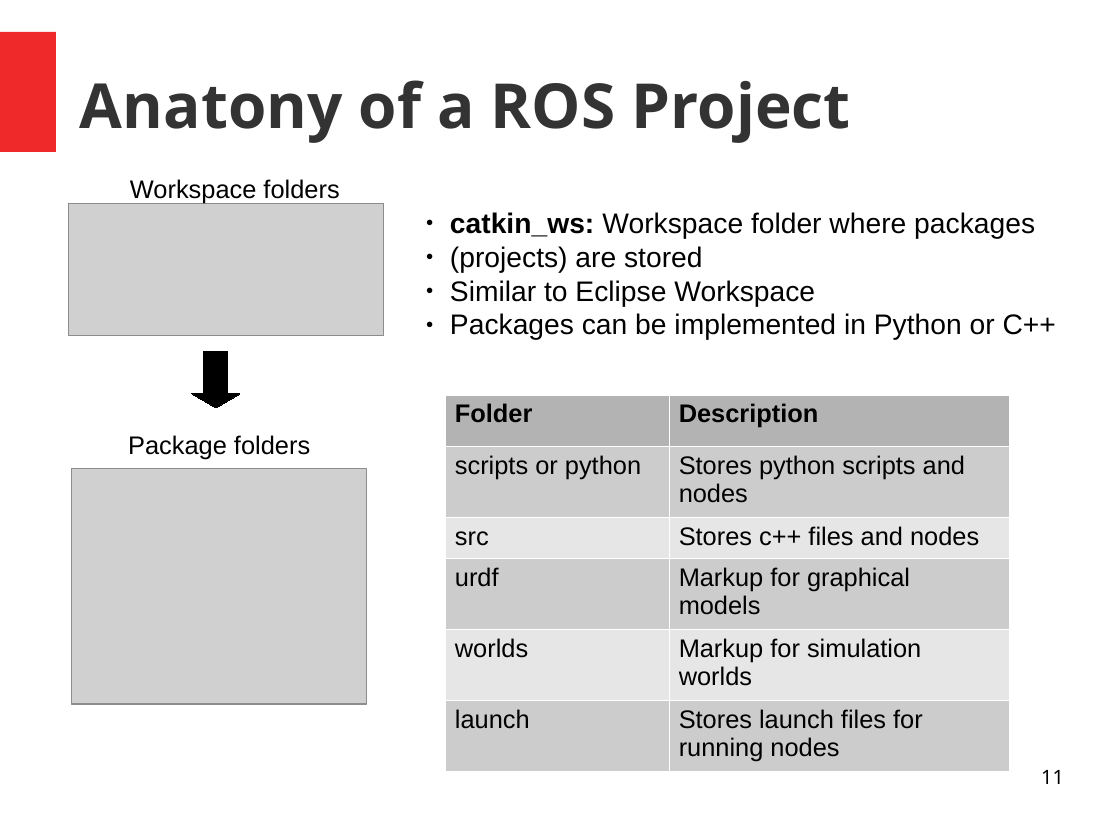
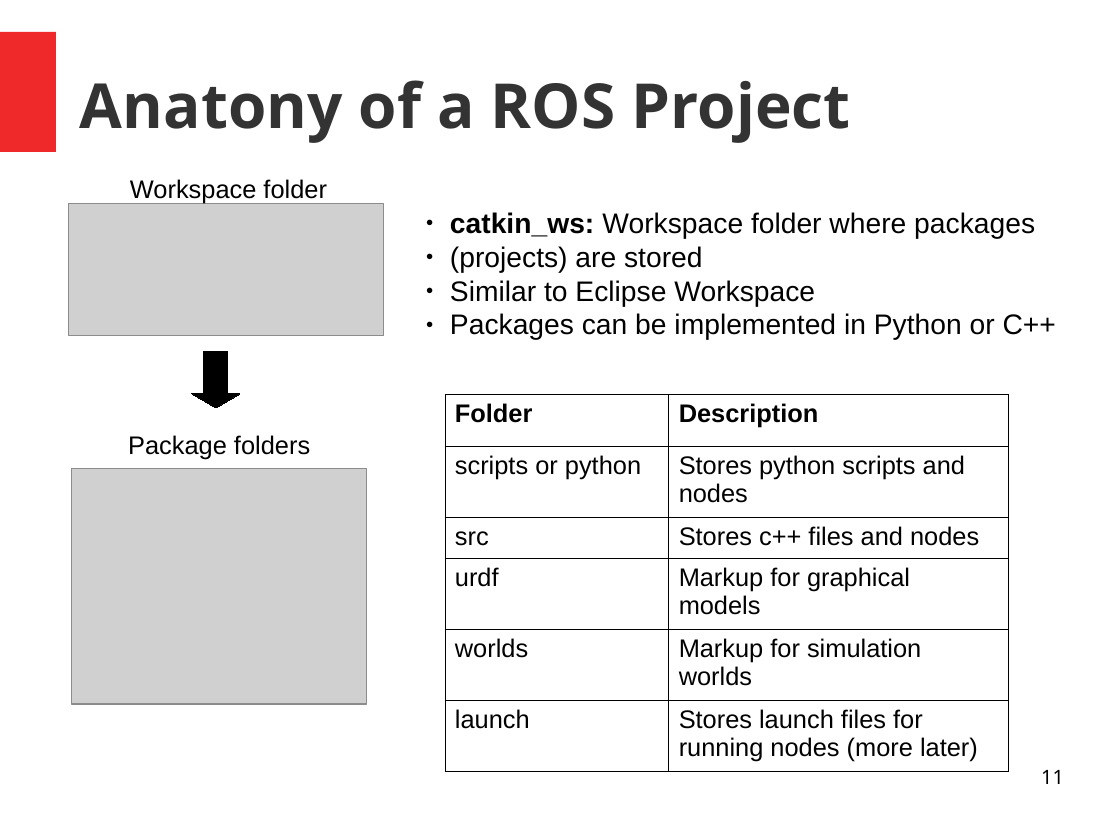
Before and after one commit to comp417-fall2019-tutorials/ros_tutorial, a slide deck: slide 11 of slides/Ros_Tutorial.odp. Drawn at 1120x840 pixels with LibreOffice and Linux fonts; fonts in the diff are those of the drawing; grey boxes stand for pictures; background and template pictures are left out. Boxes give left, top, right and bottom in pixels: in the first picture for what was removed or moved away, otherwise in the second. Text is boxed around its words. In the diff, an @@ line names an element or a change of style, - is before the commit and + after.

```diff
--- a/slides/Ros_Tutorial.odp
+++ b/slides/Ros_Tutorial.odp
@@ text at <box>130,179,327,203</box>: text changed @@
-Workspace folders
+Workspace folder
@@ table at <box>445,394,1009,766</box> @@
-row 6, column 2: Stores launch files for running nodes
+row 6, column 2: Stores launch files for running nodes (more later)
@@ fill #B3B3B3 to none in row 1 @@
@@ fill #CCCCCC to none in 6 cells @@
@@ fill #E6E6E6 to none in 4 cells @@
@@ borders changed @@
```
Also in this commit, not shown: 11 other slides changed, 1 other file.
